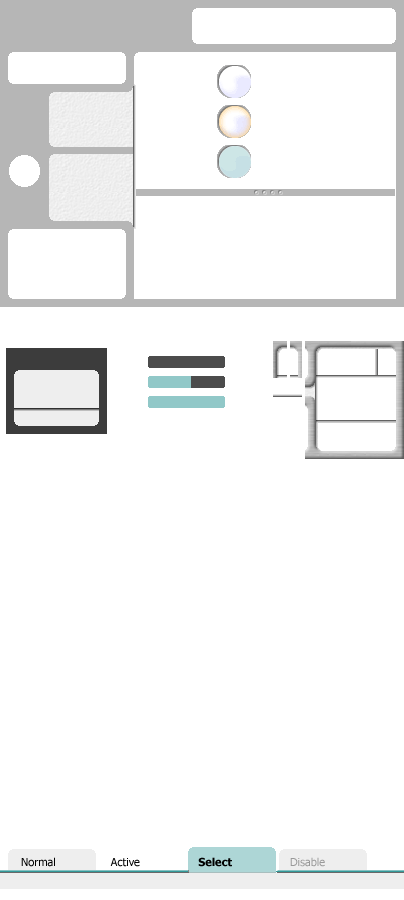
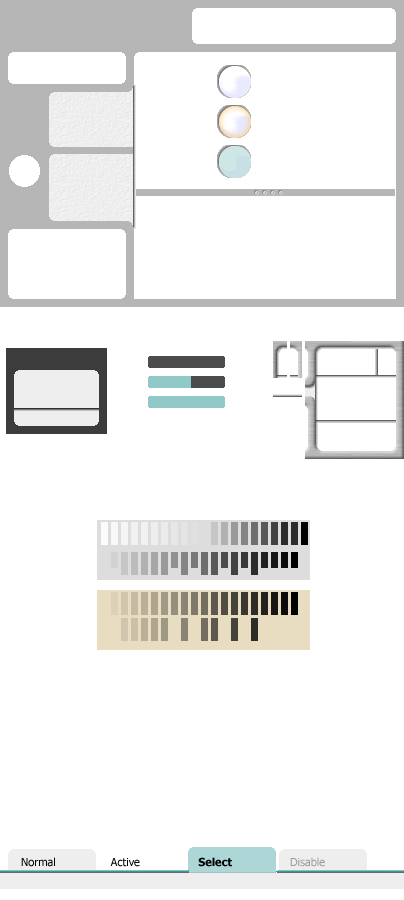
Before/after of a 404×900 layered artwork. What changed in the layer stack:
added layer "Layer 2" in group "Dialog" over bbox(101, 522, 308, 641)
added layer "Layer 1" in group "Dialog" over bbox(97, 520, 310, 650)
